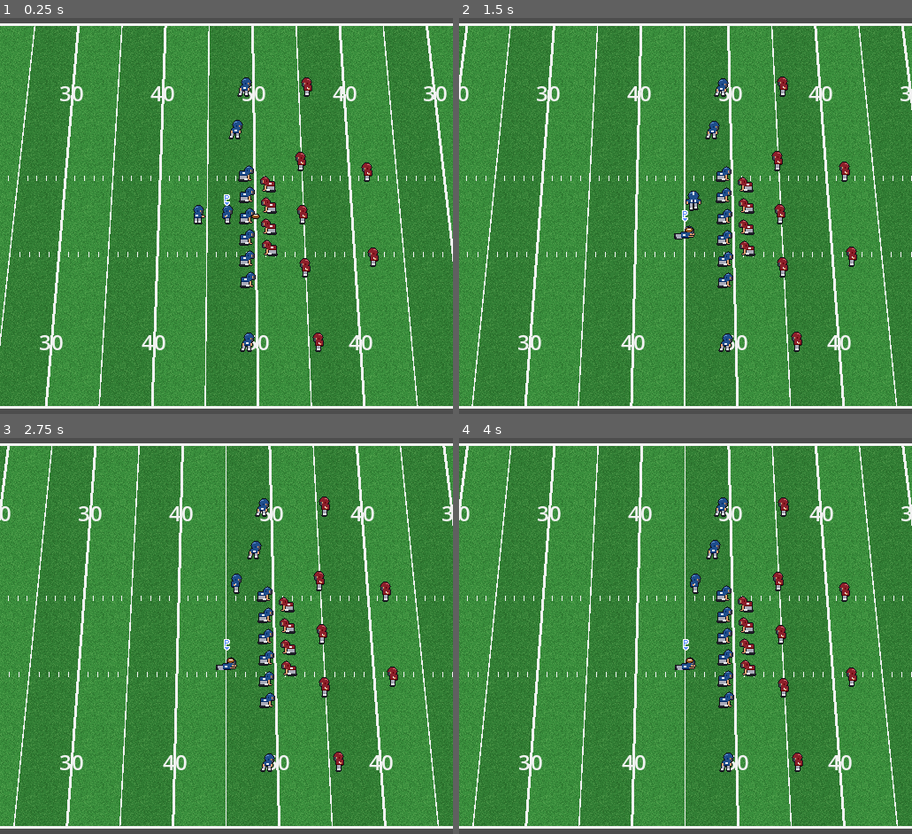
Above: before the commit, frames 1-4 (two rows, left to right).
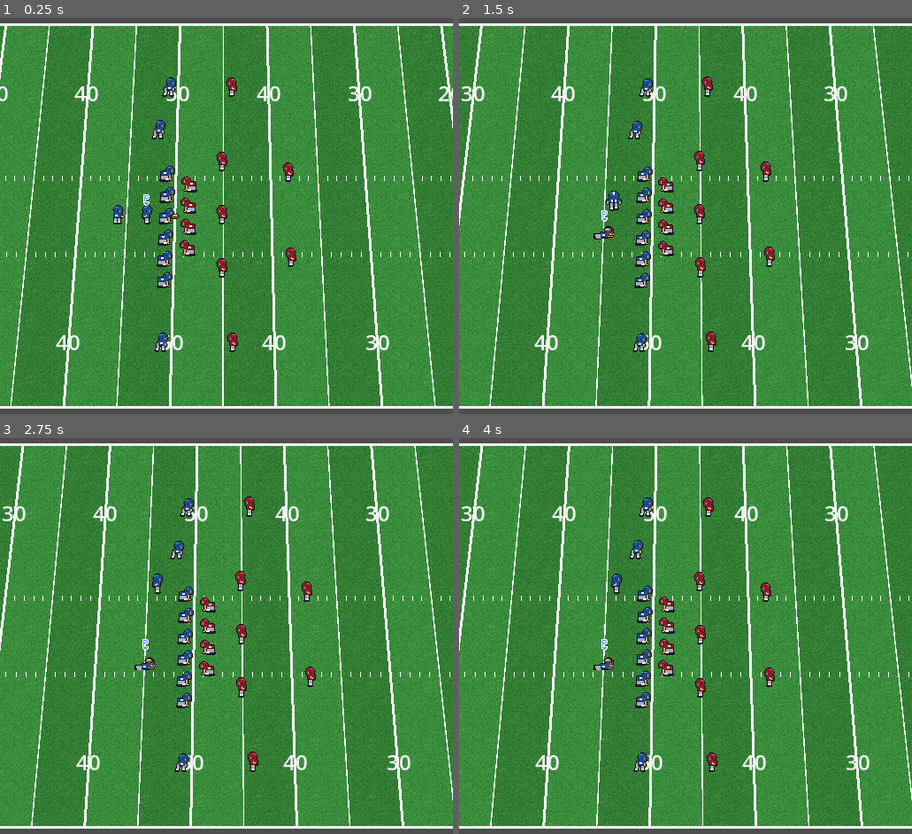
Above: after the commit, the same moments.

Repository: joaorodrigues1994/total-football
Game: Godot game, scene res://scenes/main.tscn
The game is run twice, just before and just after one commit, with the same random seed, the same clock (stepped at 60 frames per second) and the same inputs.
Inputs:
- Up to frame 1 (0.25 s): no input
- Up to frame 2 (1.5 s): hold Right (ui_right) 0.53-1.28 s; tap A (btn_a) at 0.6 s; hold Down (ui_down) from 1.28 s (still down); tap D (btn_d) at 1.35 s
- Up to frame 3 (2.75 s): release Down (ui_down) at 2.03 s; hold Right (ui_right) from 2.03 s (still down); tap S (btn_s) at 2.1 s
- Up to frame 4 (4 s): tap Enter at 2.75 s; release Right (ui_right) at 2.78 s; hold Up (ui_up) 2.78-3.53 s; tap A (btn_a) at 2.85 s; hold Left (ui_left) from 3.53 s (still down); tap D (btn_d) at 3.6 s

The runs differ from the first frame. In frame 1, 13% of the frame differs, in the area x 0-100%, y 2-98%; in frame 2, 14%; in frame 3, 13%; in frame 4, 13%.

Commit message:
Camera: ataque deslocado para a esquerda e enquadramento do passe
Co-Authored-By: Claude Sonnet 5.5 <noreply@anthropic.com>

Diff:
--- a/scripts/camera/match_camera.gd
+++ b/scripts/camera/match_camera.gd
@@ -4,6 +4,8 @@
 
 @export var target: Node2D
 @export var follow_speed := 8.0
+## Deslocamento do foco em relação ao alvo (ex.: mostrar mais campo à frente do ataque).
+var look_ahead := Vector2.ZERO
 
 
 func _ready() -> void:
@@ -12,9 +14,9 @@
 	limit_right = int(FieldConstants.yards_to_px(FieldConstants.TOTAL_YARDS))
 	limit_bottom = int(FieldConstants.yards_to_px(FieldConstants.WIDTH_YARDS))
 	if target:
-		global_position = target.global_position
+		global_position = target.global_position + look_ahead
 
 
 func _process(delta: float) -> void:
 	if target:
-		global_position = global_position.lerp(target.global_position, clampf(follow_speed * delta, 0.0, 1.0))
+		global_position = global_position.lerp(target.global_position + look_ahead, clampf(follow_speed * delta, 0.0, 1.0))
--- a/scripts/match/match.gd
+++ b/scripts/match/match.gd
@@ -16,6 +16,10 @@
 const DROPBACK_YARDS := 5.0
 const BALL_SPEED := 360.0
 const CATCH_RADIUS := 20.0
+## O ataque (virado para a direita) fica deslocado para a esquerda da tela, mostrando mais campo à frente.
+const CAMERA_LOOK_AHEAD := 100.0
+## Margem mínima (px) entre o QB e a borda da tela durante o passe.
+const CAMERA_QB_MARGIN := 48.0
 
 @export var camera: MatchCamera
 ## Linha de jarda da bola (0 = goal line esquerda, 100 = direita).
@@ -71,6 +75,7 @@
 			_update_handoff()
 		State.DROPBACK:
 			_ball.world_pos = _hands(_qb)
+			_frame_pass()
 			_pass_inputs()
 			if state == State.DROPBACK:
 				_qb.input_dir = Vector2.LEFT
@@ -82,6 +87,7 @@
 					state = State.PASSING
 		State.PASSING:
 			_ball.world_pos = _hands(_qb)
+			_frame_pass()
 			_pass_inputs()
 		State.FLIGHT:
 			_update_flight(delta)
@@ -112,6 +118,13 @@
 		_set_target(0)
 
 
+## Durante o passe, enquadra o recebedor selecionado sem perder o QB de vista.
+func _frame_pass() -> void:
+	var half_width := get_viewport_rect().size.x / 2.0
+	var gap := _receivers[_target_index].global_position.x - _qb.global_position.x
+	camera.look_ahead.x = clampf(gap / 2.0, CAMERA_LOOK_AHEAD, half_width - CAMERA_QB_MARGIN)
+
+
 func _update_handoff() -> void:
 	_ball.world_pos = _hands(_carrier)
 	var to_qb := _qb.global_position - _rb.global_position
@@ -151,6 +164,7 @@
 	_qb.input_dir = Vector2.ZERO
 	_controller.enabled = false
 	_anchor.global_position = from
+	camera.look_ahead.x = CAMERA_LOOK_AHEAD
 	camera.target = _anchor
 	state = State.FLIGHT
 
@@ -236,8 +250,9 @@
 	add_child(_anchor)
 
 	if camera:
+		camera.look_ahead = Vector2(CAMERA_LOOK_AHEAD, 0.0)
 		camera.target = _qb
-		camera.global_position = _qb.global_position
+		camera.global_position = _qb.global_position + camera.look_ahead
 
 
 ## O QB sai para o lado oposto ao que o RB corta; sem corte, vai para a esquerda do ataque.
